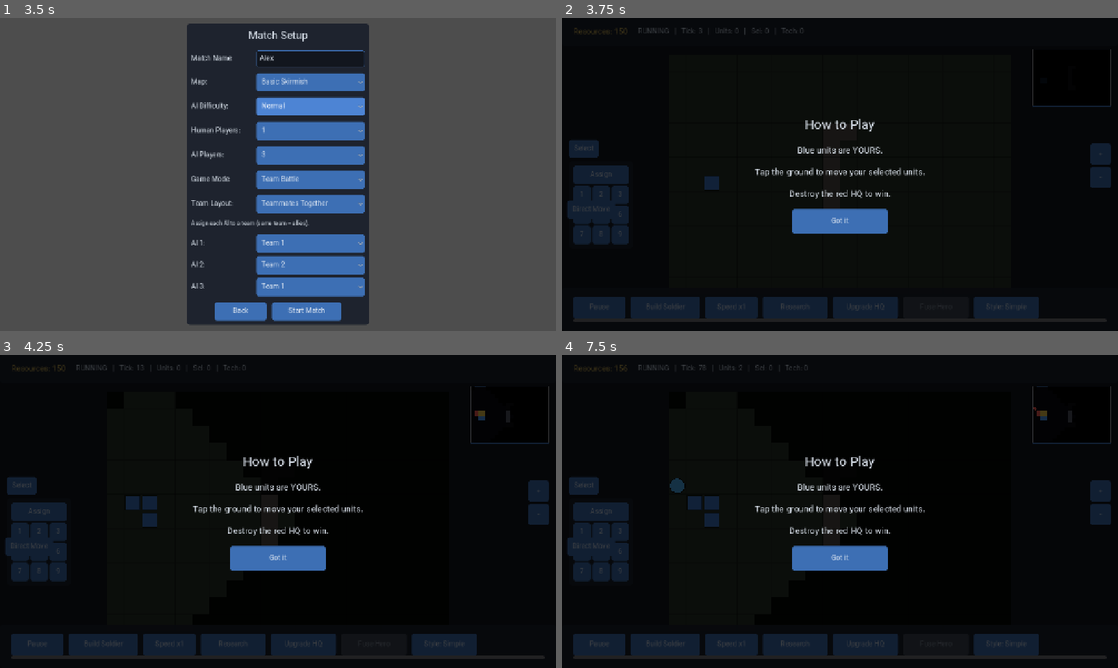
Above: before the commit, frames 1-4 (two rows, left to right).
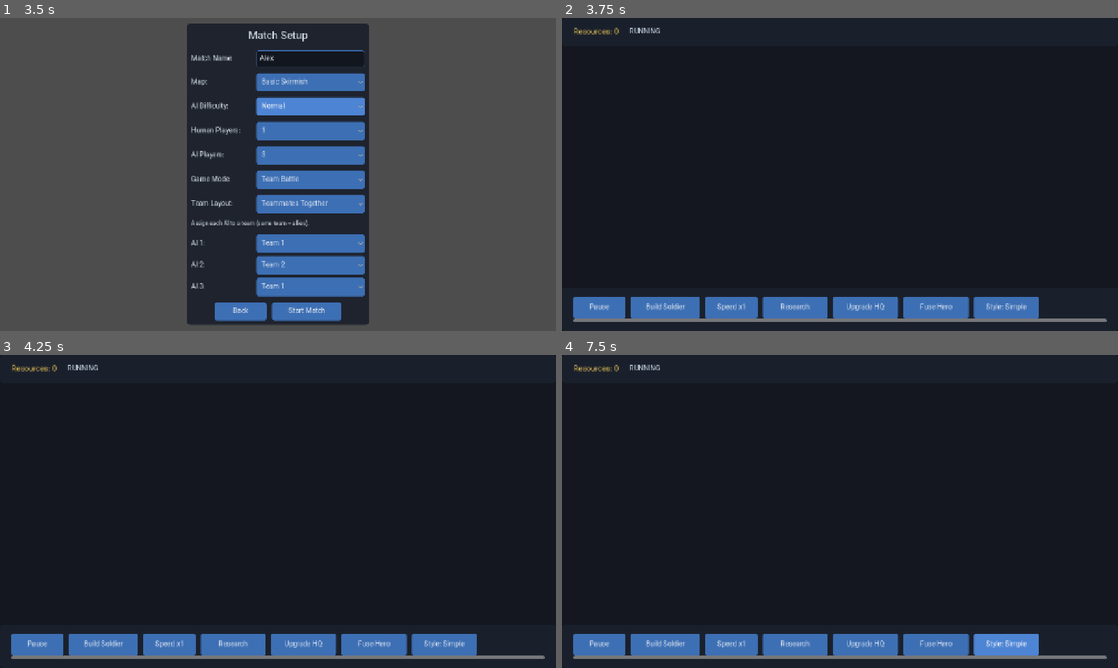
Above: after the commit, the same moments.

Repository: golshandvr-del/Sjalwmbdjdlxl
Game: Godot game, scene res://scenes/main_menu.tscn
Same seed, same stepped clock (60 frames per second), same inputs: the game is played once before the commit and once after it.
Inputs (mouse positions are in pixels of both pictures, inside the frame that each line leads up to):
- Up to frame 1 (3.5 s): click "Single Player" at 0.5 s; click (311, 58) at 1.27 s; type "Alex" at 1.35 s; click "Normal" at 2 s; click "Normal" at 2.75 s
- Up to frame 2 (3.75 s): click "Start Match" at 3.5 s
- Up to frame 3 (4.25 s): no input
- Up to frame 4 (7.5 s): click "Build Soldier" at 4.25 s; click "Speed x1" at 5 s; click "Research" at 5.75 s; click "Upgrade HQ" at 6.5 s; click "Style: Simple" at 7.25 s

Frame 1 is identical in both runs. In frame 2, 28% of the frame differs, in the area x 0-100%, y 0-100%; in frame 3, 55%; in frame 4, 55%.
Error after the commit: Parse Error: Function "_build_message_panel()" not found in base self. (res://ui/mobile/game_hud.gd:940)

Commit message:
feat(mc11): register _build_message_panel in _build_p3_widgets (MC11.2/req11)

Diff:
--- a/ui/mobile/game_hud.gd
+++ b/ui/mobile/game_hud.gd
@@ -937,6 +937,7 @@
 	_build_selection_panel()
 	_build_select_mode_widgets()
 	_build_move_mode_widgets()
+	_build_message_panel()
 	# Apply the initial responsive placement for the current orientation.
 	_apply_responsive_layout()
 
